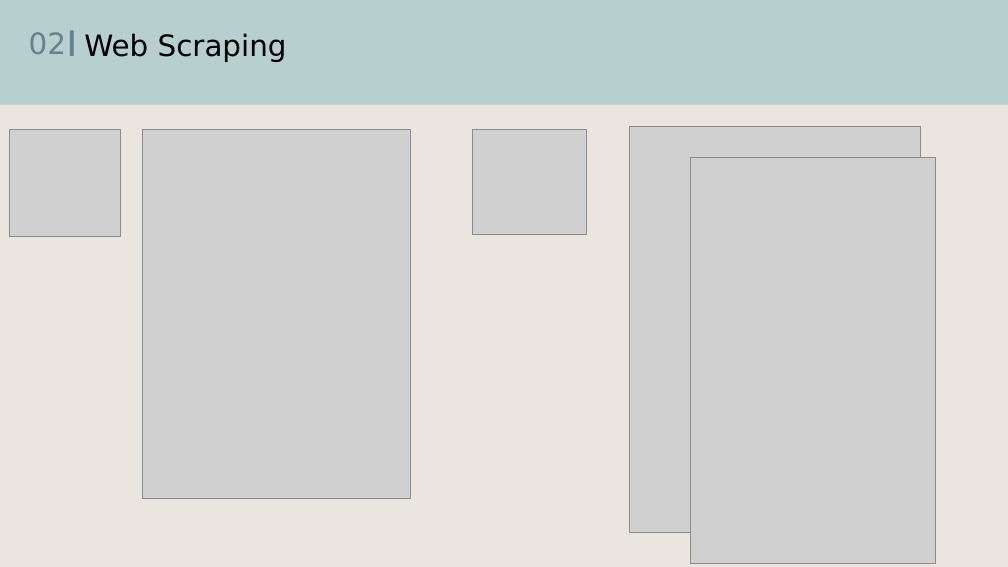
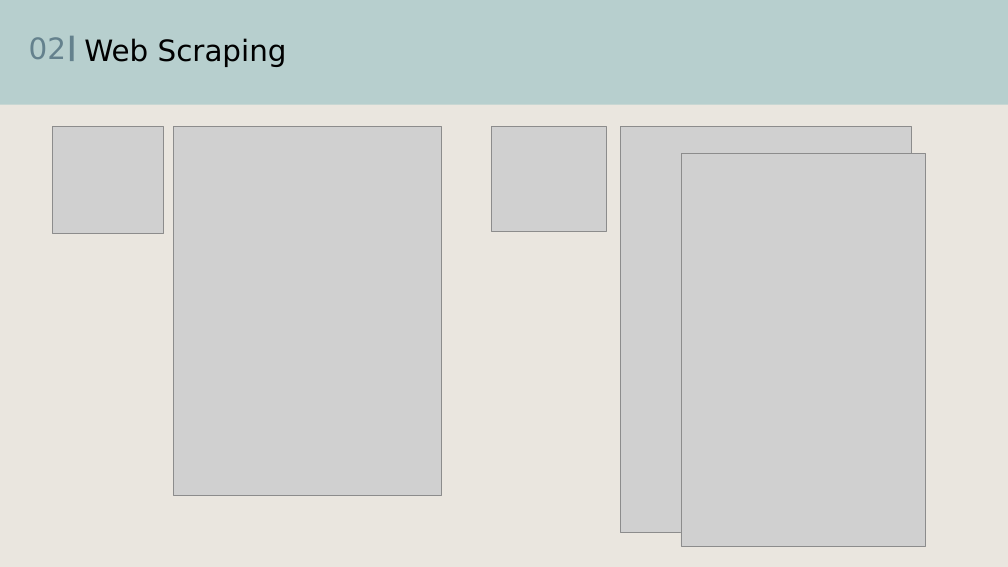
Before and after one commit to hayley01145553/WebScrapingProject, a slide deck: slide 4 of Web Scraping Project.pptx. Drawn at 1008x567 pixels with LibreOffice and Linux fonts; fonts in the diff are those of the drawing; grey boxes stand for pictures. Boxes give left, top, right and bottom in pixels: in the first picture for what was removed or moved away, otherwise in the second. Text is boxed around its words. In the diff, an @@ line names an element or a change of style, - is before the commit and + after.

```diff
--- a/Web Scraping Project.pptx
+++ b/Web Scraping Project.pptx
@@ 2 texts, 1 rectangle: place and size @@
-2 texts, 1 rectangle at [29, 30, 287, 62]
+2 texts, 1 rectangle at [29, 36, 287, 67]
@@ picture: place and size @@
-picture at [10, 129, 121, 236]
+picture at [53, 127, 164, 234]
@@ picture: place and size @@
-picture at [142, 129, 410, 498]
+picture at [174, 126, 442, 495]
@@ picture: place and size @@
-picture at [472, 129, 587, 234]
+picture at [492, 126, 606, 231]
@@ picture: place and size @@
-picture at [630, 126, 921, 532]
+picture at [621, 126, 912, 532]
@@ picture: place and size @@
-picture at [690, 158, 935, 563]
+picture at [681, 154, 926, 546]
```
Also in this commit, not shown: 7 other slides changed.
